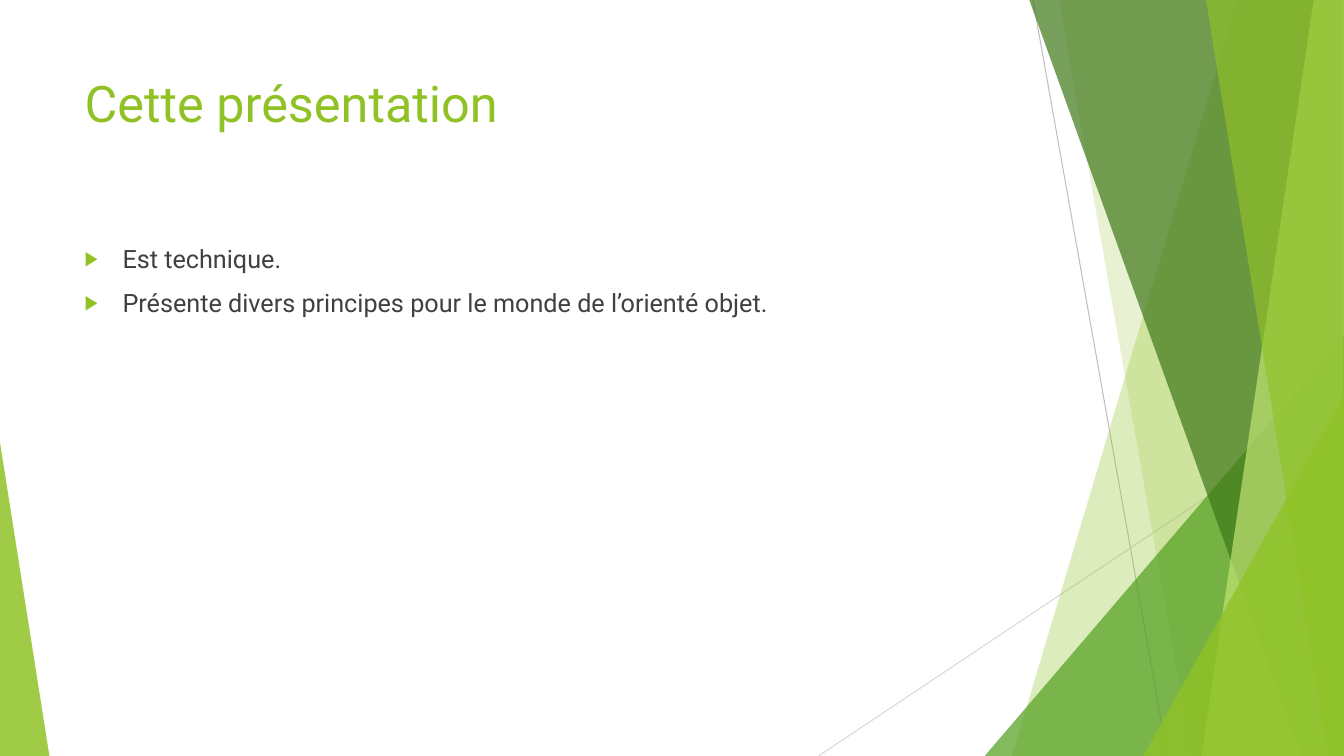
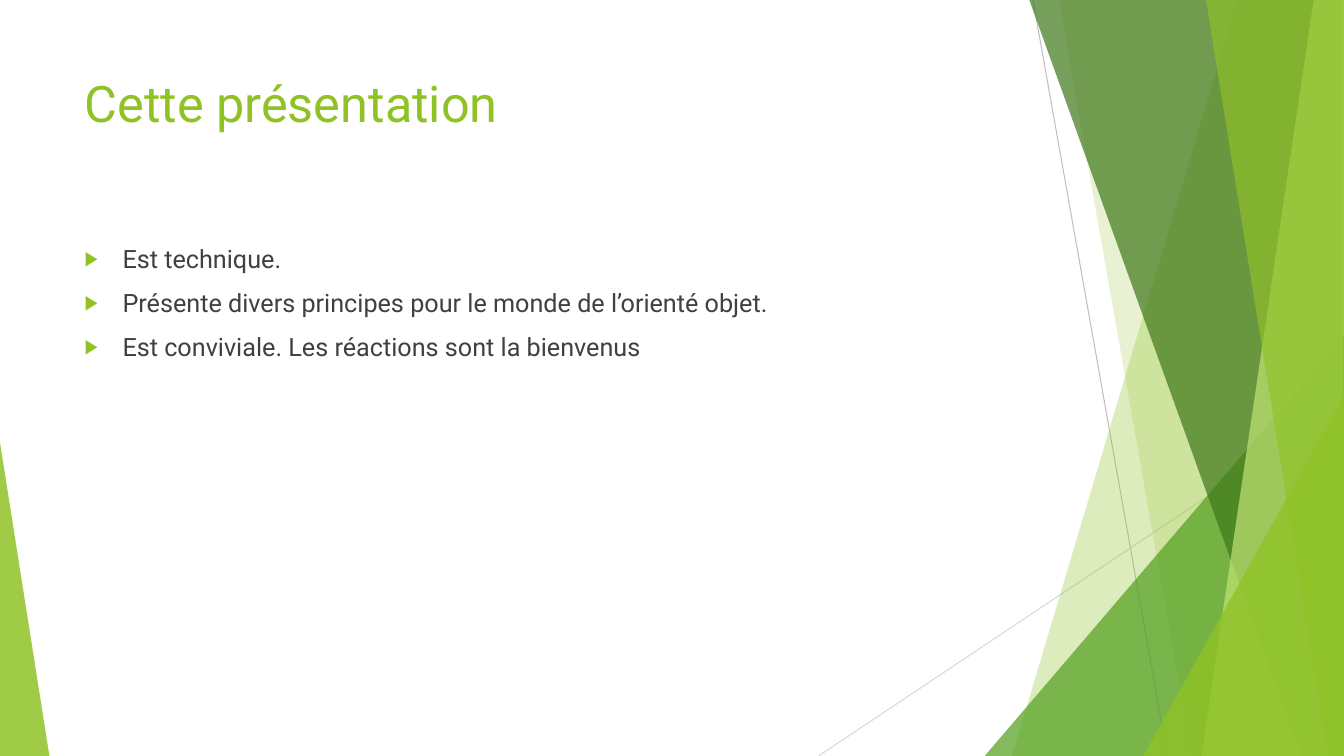
Before and after one commit to worming004/SimpleIsNotEasy, a slide deck: slide 4 of PPT/Easy != Simple.pptx. Drawn at 1344x756 pixels with LibreOffice and Linux fonts; fonts in the diff are those of the drawing. Boxes give left, top, right and bottom in pixels: in the first picture for what was removed or moved away, otherwise in the second. Text is boxed around its words. In the diff, an @@ line names an element or a change of style, - is before the commit and + after.

```diff
--- a/PPT/Easy != Simple.pptx
+++ b/PPT/Easy != Simple.pptx
@@ text at [123,337,641,357]: paragraph added @@
+▶ Est conviviale. Les réactions sont la bienvenus
```
Also in this commit, not shown: 3 other files.
